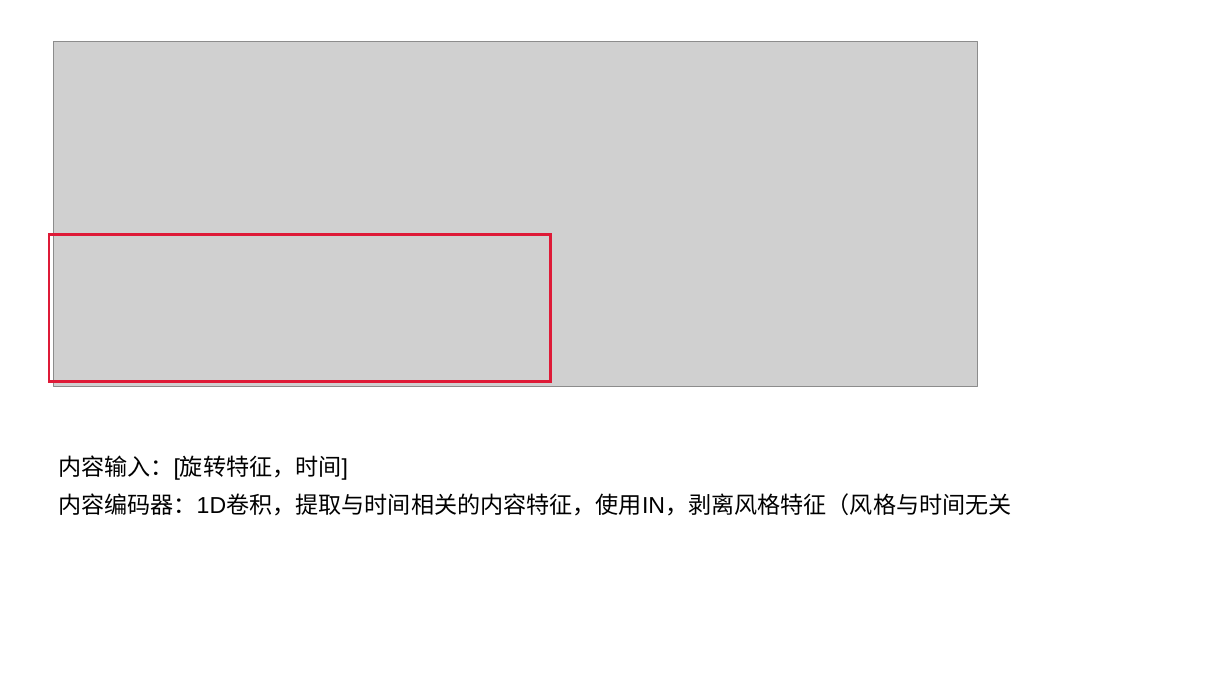
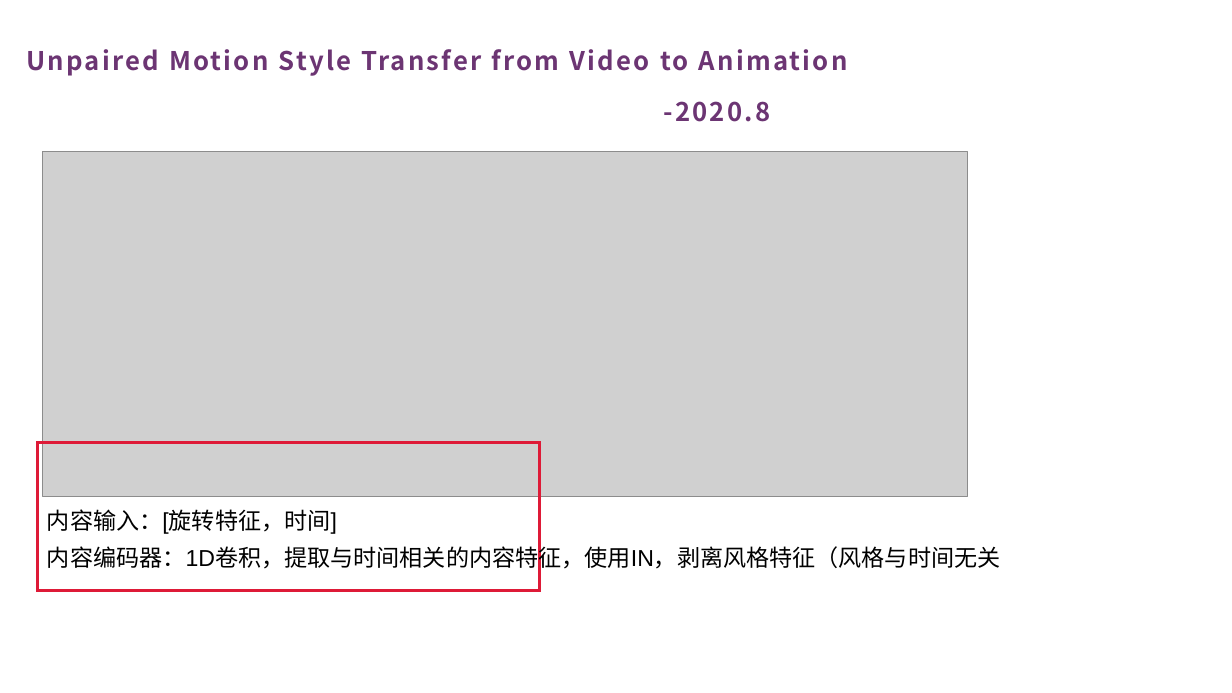
Before and after one commit to Ein-verlass/StyleTransferDatasets, a slide deck: slide 5 of 第一周汇报.pptx (slide 4 before the commit). Drawn at 1232x693 pixels with LibreOffice and Linux fonts; fonts in the diff are those of the drawing; grey boxes stand for pictures. Boxes give left, top, right and bottom in pixels: in the first picture for what was removed or moved away, otherwise in the second. Text is boxed around its words. In the diff, an @@ line names an element or a change of style, - is before the commit and + after.

```diff
--- a/第一周汇报.pptx
+++ b/第一周汇报.pptx
@@ text added at [26, 49, 848, 76], 20 pt, text #6C3573, bold @@
+Unpaired Motion Style Transfer from Video to Animation
@@ text added at [664, 101, 771, 122], 20 pt, text #6C3573, bold @@
+-2020.8
@@ picture: place and size @@
-picture at [54, 42, 979, 386]
+picture at [43, 152, 968, 496]
@@ rectangle: place and size @@
-rectangle at [49, 235, 551, 382]
+rectangle at [38, 443, 540, 590]
@@ text "内容输入：[旋转特征，时间]": place and size @@
-text "内容输入：[旋转特征，时间]" at [58, 455, 348, 480]
+text "内容输入：[旋转特征，时间]" at [47, 509, 337, 534]
@@ text "内容编码器：1D卷积，提取与时间相关的内容特征，使用IN，剥离风格特征（风格与时间无关" rewrapped from [58, 493, 1012, 516] to [47, 542, 1001, 571] @@
```
Also in this commit, not shown: 4 other slides changed, 11 slides added, 3 slides removed.
